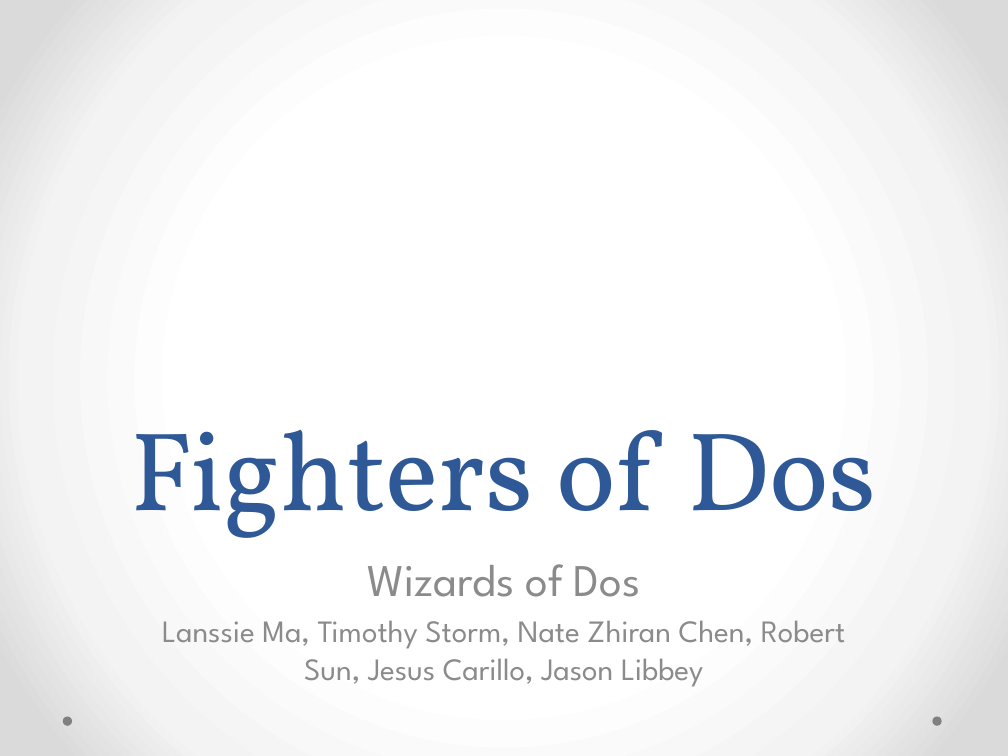
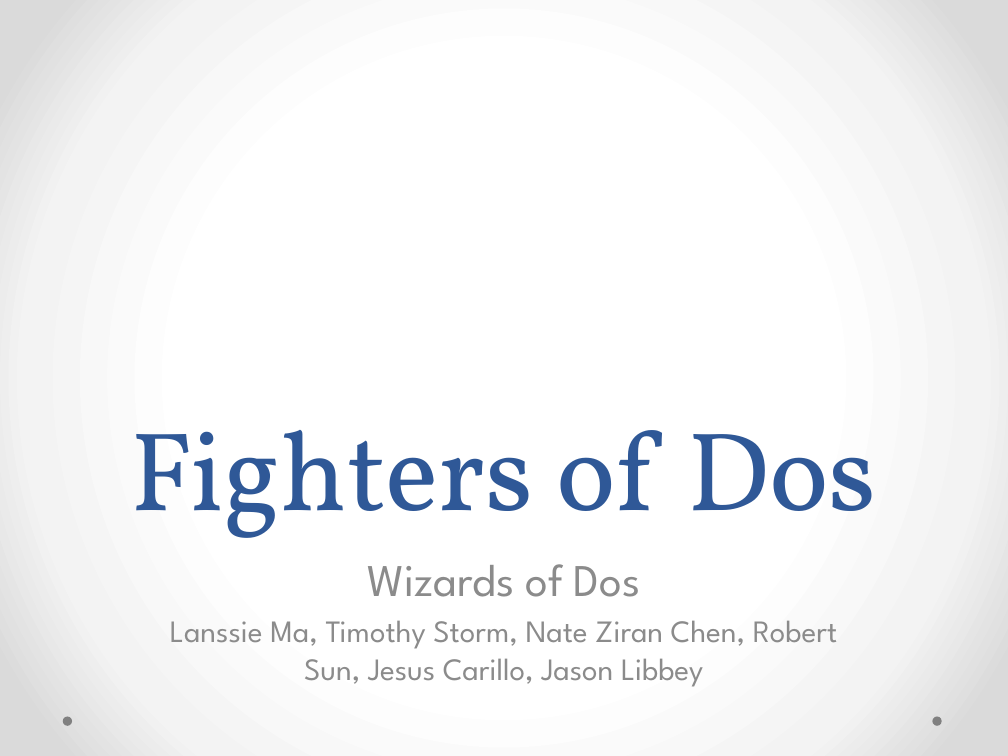
Before and after one commit to JELGT2011/Wizards-Of-Dos, a slide deck: slide 1 of Wizards_of_Dos.pptx. Drawn at 1008x756 pixels with LibreOffice and Linux fonts; fonts in the diff are those of the drawing. Boxes give left, top, right and bottom in pixels: in the first picture for what was removed or moved away, otherwise in the second. Text is boxed around its words. In the diff, an @@ line names an element or a change of style, - is before the commit and + after.

Commit message:
ppt

```diff
--- a/Wizards_of_Dos.pptx
+++ b/Wizards_of_Dos.pptx
@@ subtitle at (170, 620, 837, 687): text changed @@
-Lanssie Ma, Timothy Storm, Nate Zhiran Chen, Robert Sun, Jesus Carillo, Jason Libbey
+Lanssie Ma, Timothy Storm, Nate Ziran Chen, Robert Sun, Jesus Carillo, Jason Libbey
```
Also in this commit, not shown: 1 other slide changed, 1 slide added, 1 slide removed.
